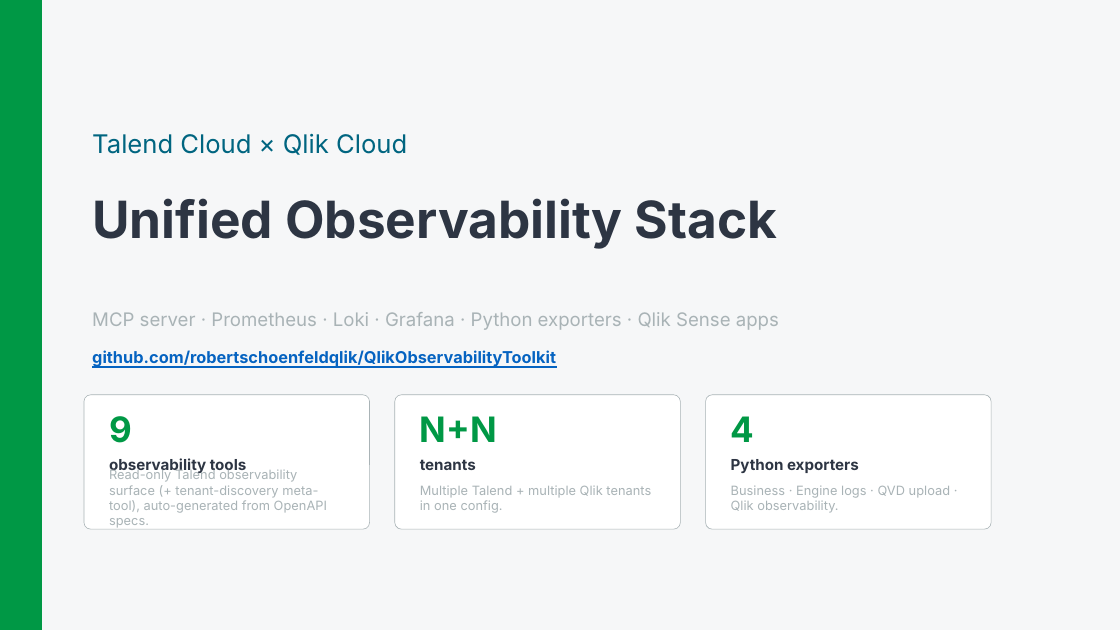
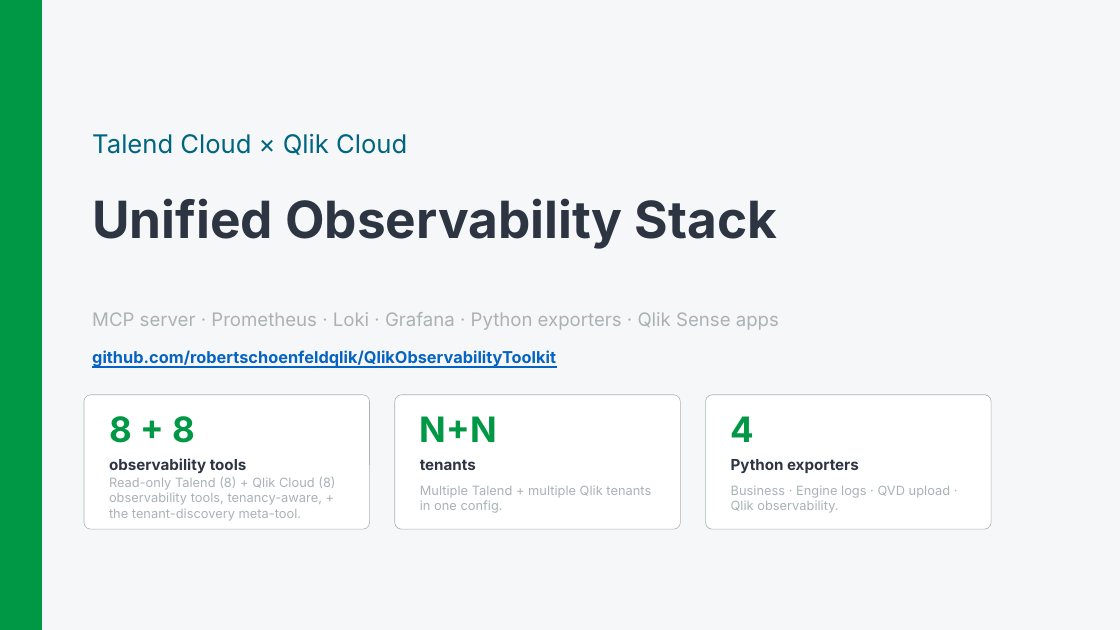
Before and after one commit to robertschoenfeldqlik/QlikObservabilityToolkit, a slide deck: slide 1 of Qlik-Observability-Toolkit-Architecture.pptx. Drawn at 1120x630 pixels with LibreOffice and Linux fonts; fonts in the diff are those of the drawing. Boxes give left, top, right and bottom in pixels: in the first picture for what was removed or moved away, otherwise in the second. Text is boxed around its words. In the diff, an @@ line names an element or a change of style, - is before the commit and + after.

```diff
--- a/Qlik-Observability-Toolkit-Architecture.pptx
+++ b/Qlik-Observability-Toolkit-Architecture.pptx
@@ text at [109, 416, 195, 443]: text changed @@
-9
+8 + 8
@@ text at [109, 477, 335, 521]: text changed @@
-Read-only Talend observability surface (+ tenant-discovery meta-tool), auto-generated from OpenAPI specs.
+Read-only Talend (8) + Qlik Cloud (8) observability tools, tenancy-aware, + the tenant-discovery meta-tool.
```
Also in this commit, not shown: 2 other slides changed, 12 other files.
